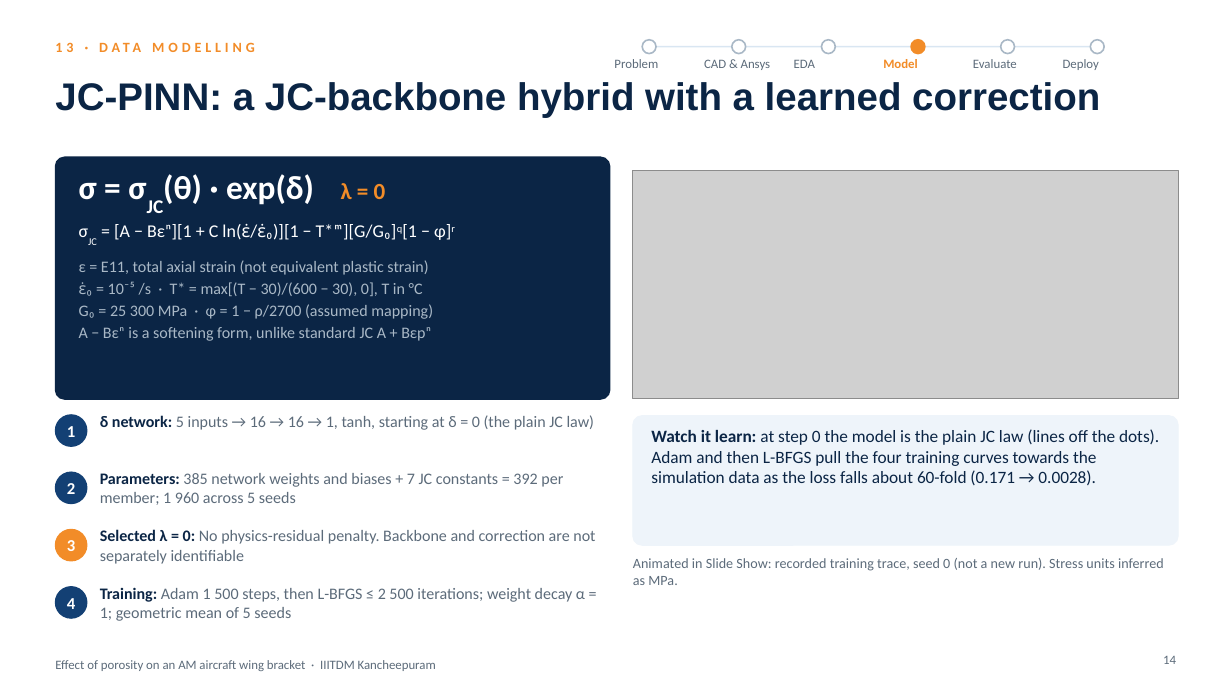
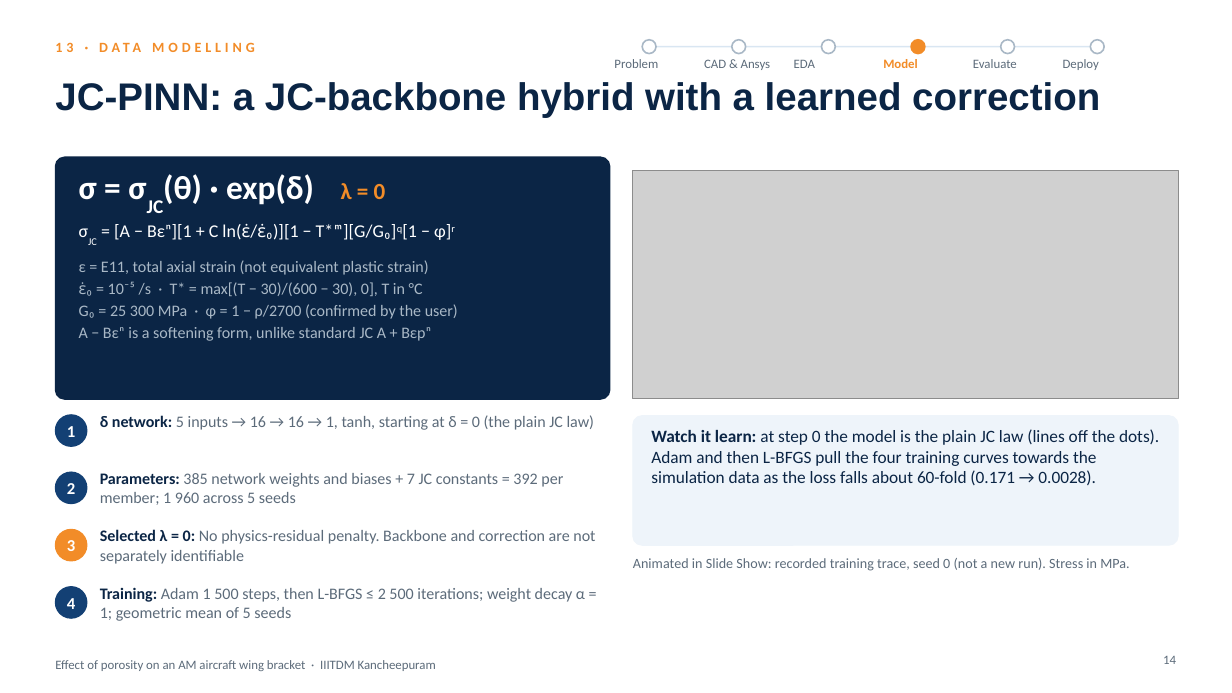
Before and after one commit to SaravananRamar06/MMM-ML, a slide deck: slide 14 of presentation/Final Presentation - Porosity in an AM Wing Bracket (corrected).pptx. Drawn at 1232x693 pixels with LibreOffice and Linux fonts; fonts in the diff are those of the drawing; grey boxes stand for pictures. Boxes give left, top, right and bottom in pixels: in the first picture for what was removed or moved away, otherwise in the second. Text is boxed around its words. In the diff, an @@ line names an element or a change of style, - is before the commit and + after.

```diff
--- a/presentation/Final Presentation - Porosity in an AM Wing Bracket (corrected).pptx
+++ b/presentation/Final Presentation - Porosity in an AM Wing Bracket (corrected).pptx
@@ text at <box>79,304,458,319</box>: text changed @@
-G₀ = 25 300 MPa · φ = 1 − ρ/2700 (assumed mapping)
+G₀ = 25 300 MPa · φ = 1 − ρ/2700 (confirmed by the user)
@@ text at <box>633,558,1129,571</box>: text changed @@
-Animated in Slide Show: recorded training trace, seed 0 (not a new run). Stress units inferred as MPa.
+Animated in Slide Show: recorded training trace, seed 0 (not a new run). Stress in MPa.
```
Also in this commit, not shown: 9 other slides changed, 3 slides added, 3 other files.
